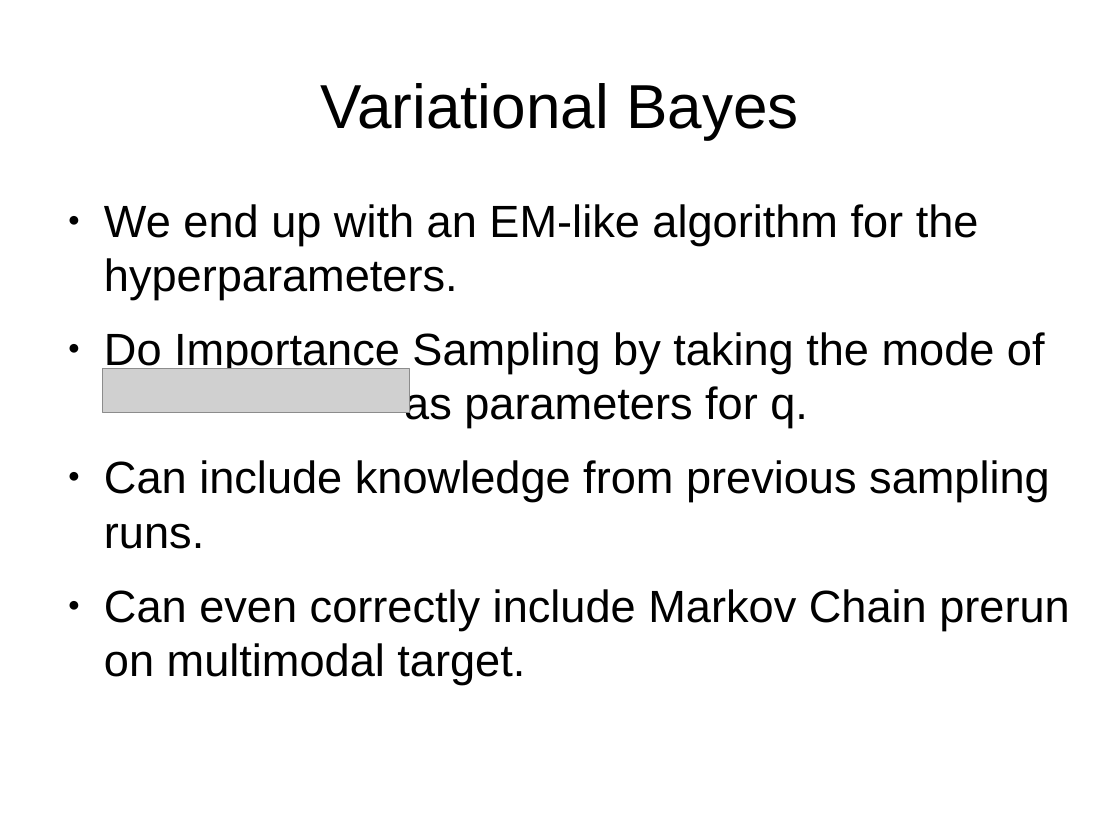
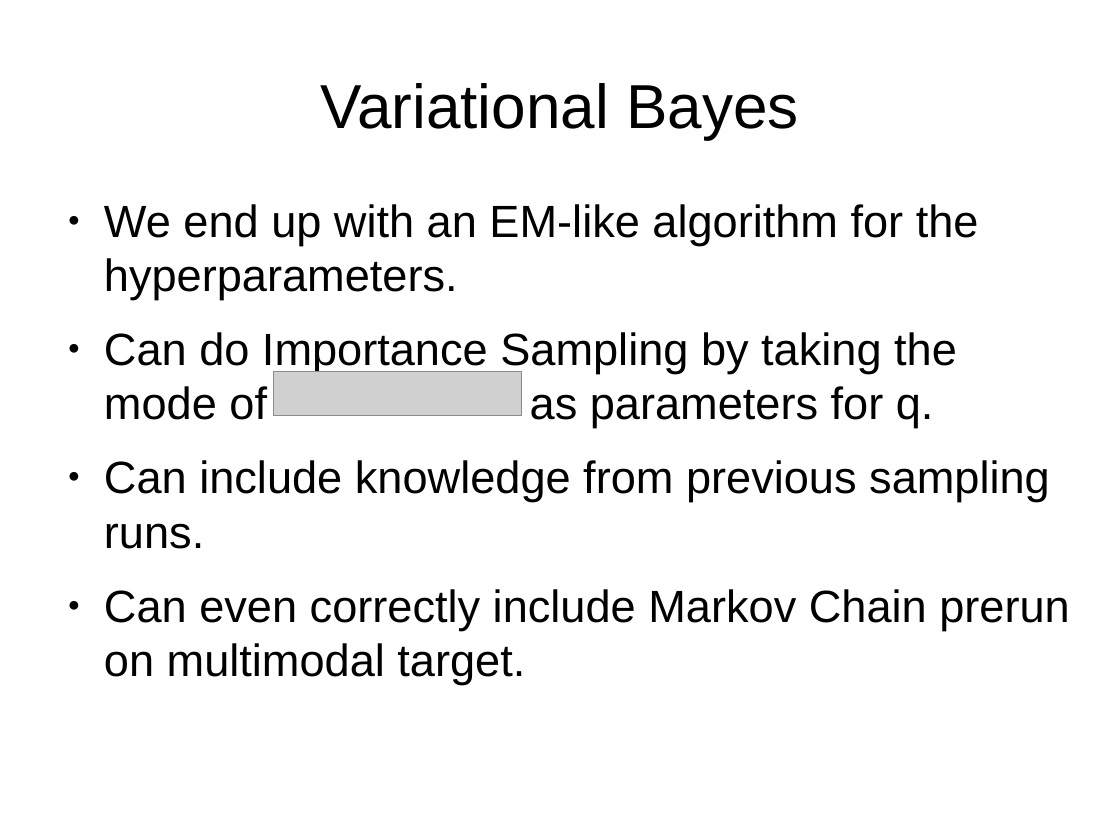
Before and after one commit to jPhy/master_thesis, a slide deck: slide 7 of presentation_25_July_BAT_day/presentation.odp (slide 10 before the commit). Drawn at 1120x840 pixels with LibreOffice and Linux fonts; fonts in the diff are those of the drawing; grey boxes stand for pictures. Boxes give left, top, right and bottom in pixels: in the first picture for what was removed or moved away, otherwise in the second. Text is boxed around its words. In the diff, an @@ line names an element or a change of style, - is before the commit and + after.

Commit message:
[presentation_BAT_day] final improvements and corrections
o pypmc_demo: make Perplexity and ESS the last output (avoid scrolling)
o rename component weights omega --> alpha
o move details on VB to very end
o include presentation as pdf file

```diff
--- a/presentation_25_July_BAT_day/presentation.odp
+++ b/presentation_25_July_BAT_day/presentation.odp
@@ text at bbox=[104, 332, 957, 428]: text changed @@
-● Do Importance Sampling by taking the mode of as parameters for q.
+● Can do Importance Sampling by taking the mode of as parameters for q.
@@ picture: place and size @@
-picture at bbox=[103, 369, 410, 413]
+picture at bbox=[274, 371, 522, 415]
```
Also in this commit, not shown: 3 other slides changed, 1 slide added, 1 slide removed, 2 other files.
